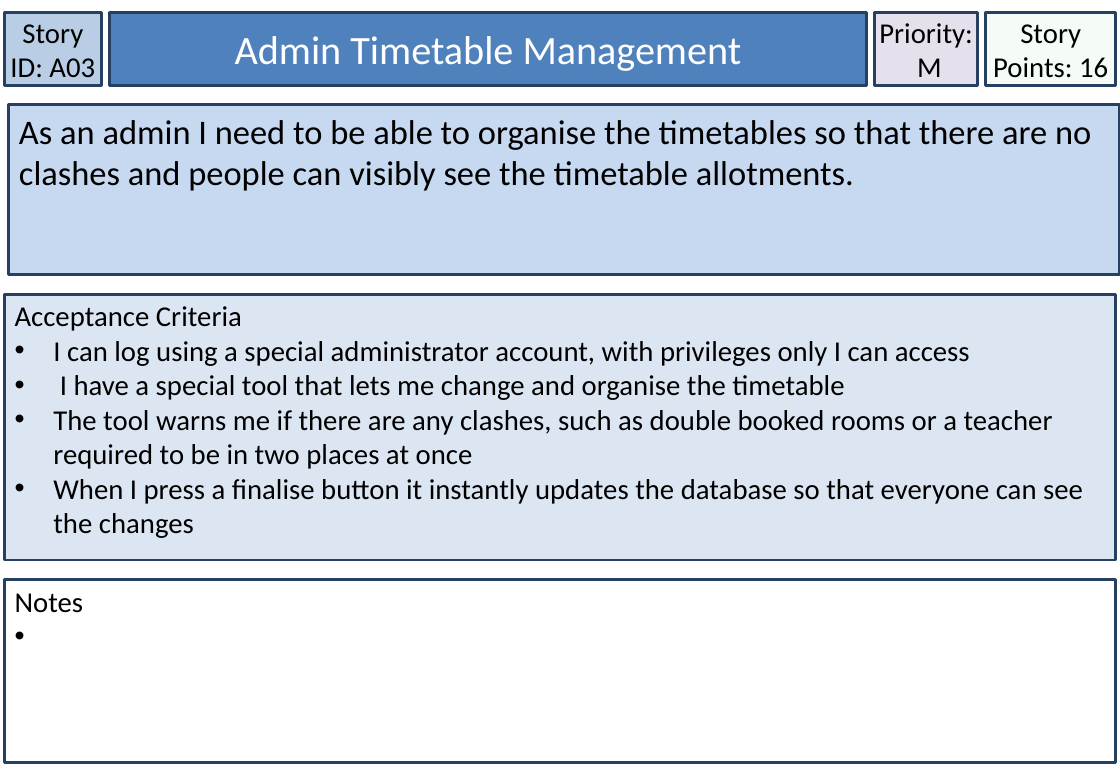
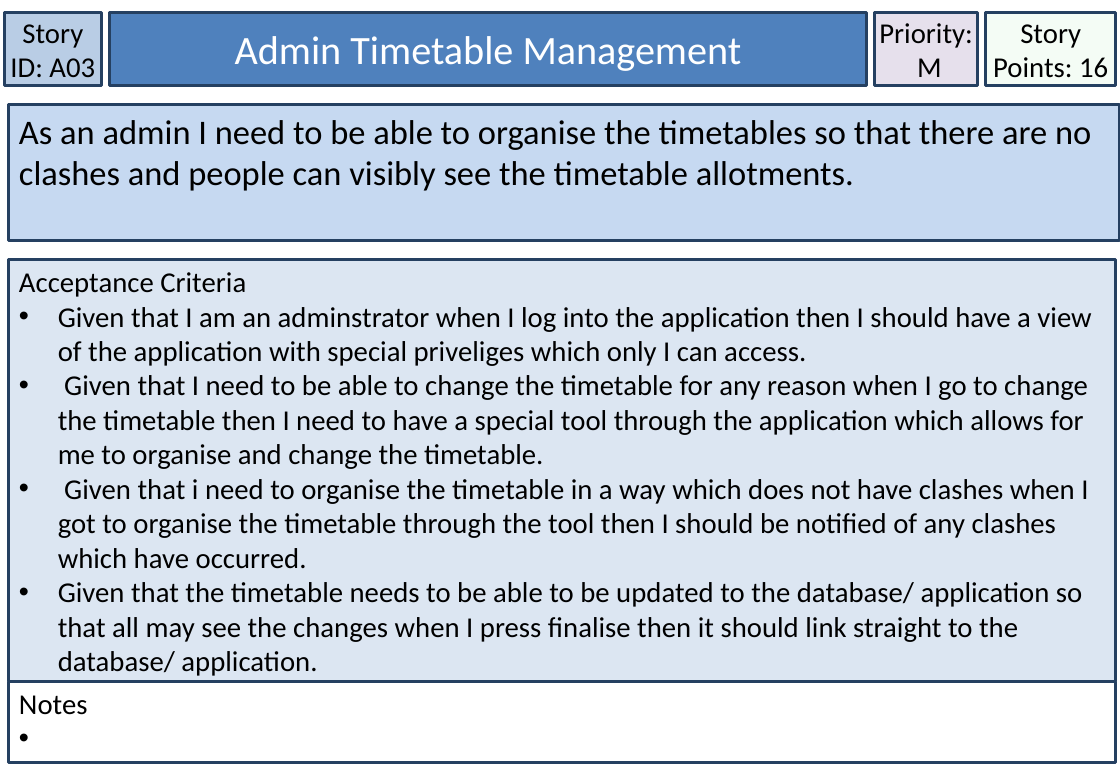
Before and after one commit to MichaelDevenish/IFB299MusicSchool, a slide deck: slide 21 of Documentation/Accpetance Criteria & User Stories/User Stories Final Format.pptx. Drawn at 1120x775 pixels with LibreOffice and Linux fonts; fonts in the diff are those of the drawing. Boxes give left, top, right and bottom in pixels: in the first picture for what was removed or moved away, otherwise in the second. Text is boxed around its words. In the diff, an @@ line names an element or a change of style, - is before the commit and + after.

```diff
--- a/Documentation/Accpetance Criteria & User Stories/User Stories Final Format.pptx
+++ b/Documentation/Accpetance Criteria & User Stories/User Stories Final Format.pptx
@@ rectangle "As an admin I need ...": place and size @@
-rectangle "As an admin I need ..." at box(9, 105, 1120, 275)
+rectangle "As an admin I need ..." at box(9, 105, 1120, 241)
@@ rectangle "Acceptance Criteria": place and size @@
-rectangle "Acceptance Criteria" at box(4, 295, 1116, 561)
+rectangle "Acceptance Criteria" at box(9, 260, 1117, 683)
@@ text in rectangle at box(58, 307, 1091, 676): text changed @@
-• I can log using a special administrator account, with privileges only I can access
-• I have a special tool that lets me change and organise the timetable
-• The tool warns me if there are any clashes, such as double booked rooms or a teacher required to be in two places at once
-• When I press a finalise button it instantly updates the database so that everyone can see the changes
+• Given that I am an adminstrator when I log into the application then I should have a view of the application with special priveliges which only I can access.
+• Given that I need to be able to change the timetable for any reason when I go to change the timetable then I need to have a special tool through the application which allows for me to organise and change the timetable.
+• Given that i need to organise the timetable in a way which does not have clashes when I got to organise the timetable through the tool then I should be notified of any clashes which have occurred.
+• Given that the timetable needs to be able to be updated to the database/ application so that all may see the changes when I press finalise then it should link straight to the database/ application.
@@ rectangle "Notes": place and size @@
-rectangle "Notes" at box(4, 580, 1116, 763)
+rectangle "Notes" at box(9, 683, 1117, 763)
```
Also in this commit, not shown: 18 other slides changed, 1 other file.
